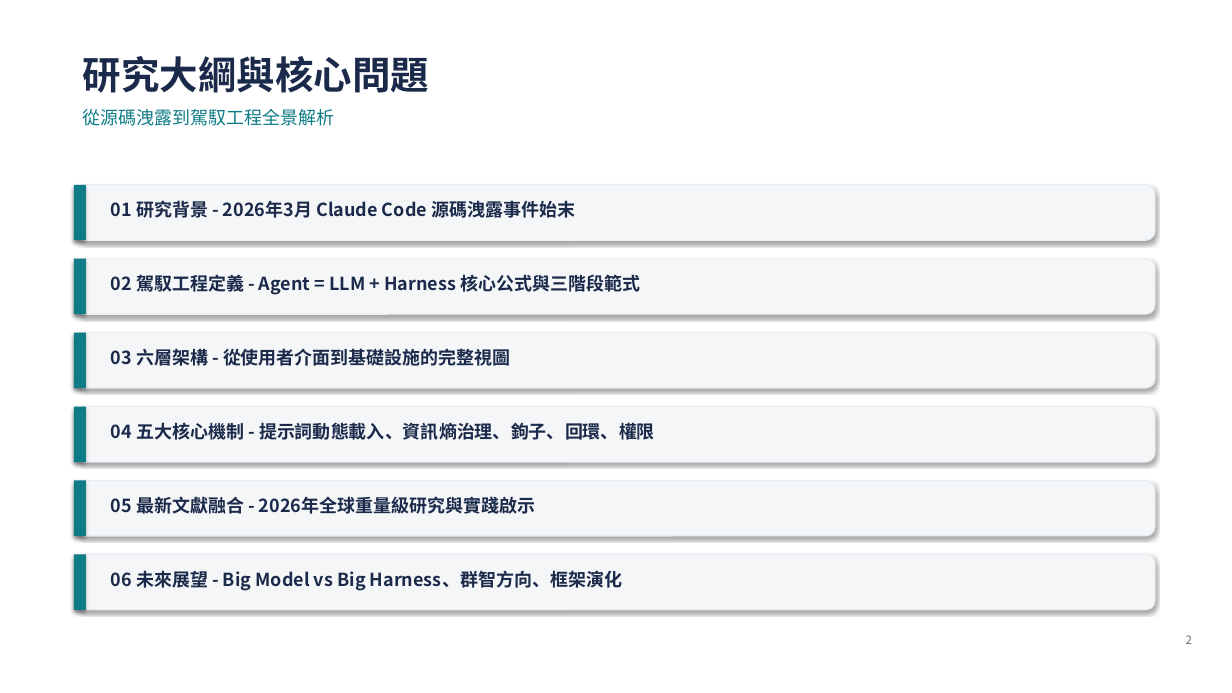
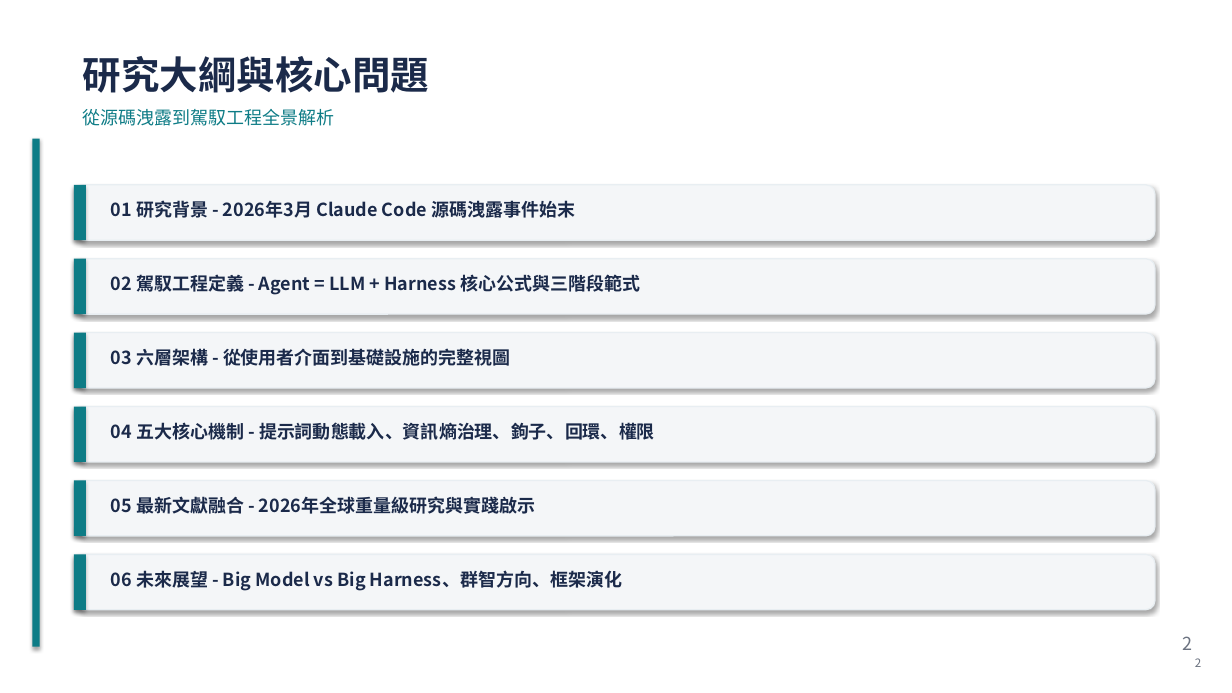
Before and after one commit to eddyzaeros-ops/ai-agent-harness-architecture, a slide deck: slide 2 of 智能體駕馭工程_Claude_Code簡報.pptx. Drawn at 1232x693 pixels with LibreOffice and Linux fonts; fonts in the diff are those of the drawing. Boxes give left, top, right and bottom in pixels: in the first picture for what was removed or moved away, otherwise in the second. Text is boxed around its words. In the diff, an @@ line names an element or a change of style, - is before the commit and + after.

Commit message:
chore: upgrade PPTX body font size to 14pt and sync updated docs

```diff
--- a/智能體駕馭工程_Claude_Code簡報.pptx
+++ b/智能體駕馭工程_Claude_Code簡報.pptx
@@ rectangle added at (32, 139, 40, 647), fill #0E7C86 @@
@@ text "2" at (1182, 636, 1192, 650): size 9 to 14 pt @@
@@ text added at (1195, 658, 1201, 667), 9 pt, text #6B7280 @@
+2
```
Also in this commit, not shown: 14 other slides changed, 4 other files.
